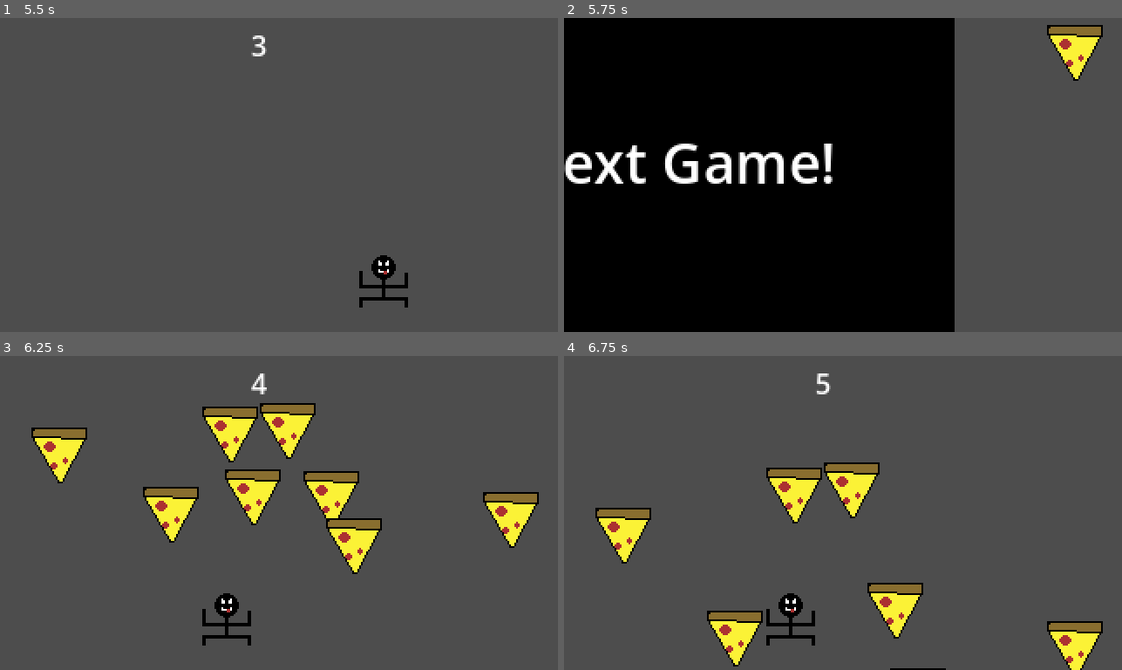
Above: before the commit, frames 1-4 (two rows, left to right).
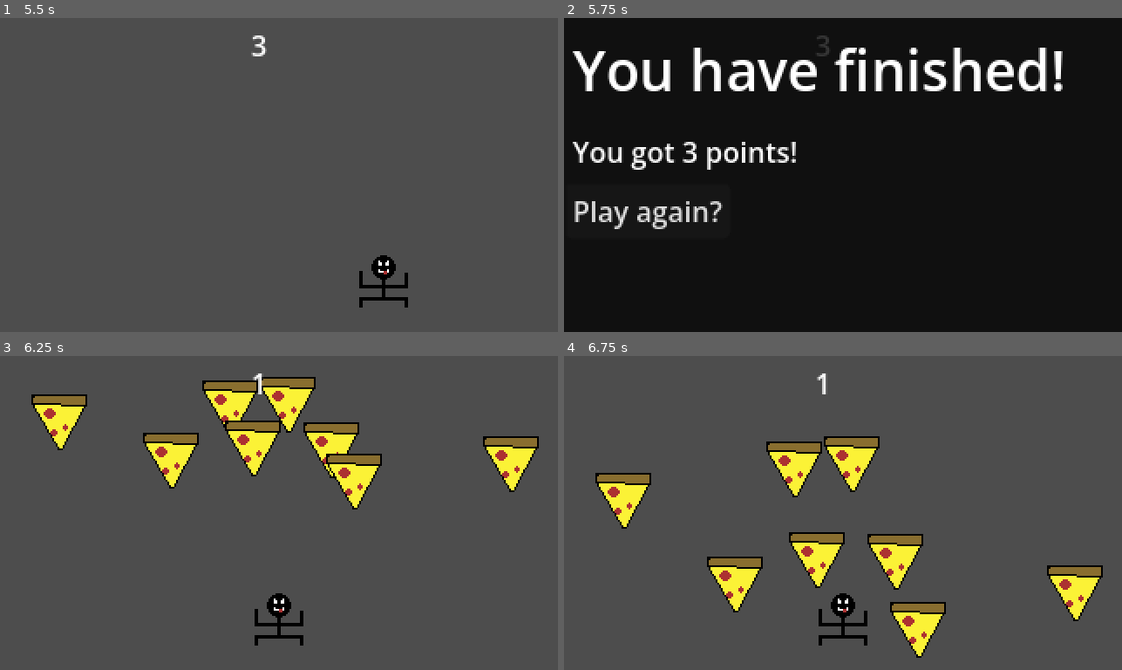
Above: after the commit, the same moments.

Repository: FawnTheDog/wario_ware_game
Game: Godot game, scene res://nodes/main_menu.tscn
The game is run twice, just before and just after one commit, with the same random seed, the same clock (stepped at 60 frames per second) and the same inputs.
Inputs (mouse positions are in pixels of both pictures, inside the frame that each line leads up to):
- Up to frame 1 (5.5 s): click (55, 256) at 0.5 s; tap Enter at 1.25 s; move the mouse to (401, 159) at 1.27 s; hold D (right) 1.28-2.03 s; click (401, 159) at 1.35 s; move the mouse to (167, 190) at 2.02 s; hold Down 2.03-2.78 s; tap Alt at 2.1, 4.35 s; move the mouse to (334, 105) at 2.77 s; hold D (right) 2.78-3.53 s; tap Shift at 2.85, 5.1 s; move the mouse to (251, 237) at 3.52 s; hold Up 3.53-4.28 s; click (251, 237) at 3.6 s; tap Space at 4.25 s; move the mouse to (446, 222) at 4.27 s; hold A (left) from 4.28 s (still down); move the mouse to (111, 127) at 5.02 s
- Up to frame 2 (5.75 s): keep holding A (left)
- Up to frame 3 (6.25 s): release A (left) at 5.75 s; click (83, 547) at 5.75 s, where only the run after the commit has a clickable "Play again?"
- Up to frame 4 (6.75 s): move the mouse to (870, 513) at 6.52 s; hold Down from 6.53 s (still down); click (870, 513) at 6.6 s

Frame 1 is identical in both runs. In frame 2, 37% of the frame differs, in the area x 0-100%, y 0-100%; in frame 3, 16%; in frame 4, 15%.

Commit message:
omg base game complete, added end screen + restart
ju8st needs more gasmes

Diff:
--- /dev/null
+++ b/nodes/button.gd
@@ -0,0 +1,9 @@
+extends Button
+
+
+
+
+
+func _on_pressed() -> void:
+	global_script.restart = true
+	print(global_script.restart)
--- a/nodes/main.tscn
+++ b/nodes/main.tscn
@@ -3,6 +3,7 @@
 [ext_resource type="Script" uid="uid://bfrfrpygumwo8" path="res://scripts/main.gd" id="1_ufc4x"]
 [ext_resource type="Script" uid="uid://mdswcgr62j7h" path="res://scripts/collision_shape_2d.gd" id="2_a3ry3"]
 [ext_resource type="Script" uid="uid://bu8478a56jsat" path="res://scripts/label.gd" id="4_k8dvw"]
+[ext_resource type="PackedScene" uid="uid://nguwcfki1f8a" path="res://nodes/node_2d.tscn" id="4_y2wr3"]
 
 [sub_resource type="CircleShape2D" id="CircleShape2D_xpfdc"]
 radius = 1.0
@@ -28,3 +29,5 @@
 [node name="Timer" type="Timer" parent="." unique_id=1311971985]
 wait_time = 10.0
 one_shot = true
+
+[node name="Node2D" parent="." unique_id=1947929493 instance=ExtResource("4_y2wr3")]
--- a/nodes/next_game.tscn
+++ b/nodes/next_game.tscn
@@ -1,6 +1,6 @@
 [gd_scene format=3 uid="uid://dnd5jmg51kal7"]
 
-[ext_resource type="Script" uid="uid://dro3eana5cuay" path="res://next_game.gd" id="1_eakix"]
+[ext_resource type="Script" uid="uid://dro3eana5cuay" path="res://scripts/next_game.gd" id="1_eakix"]
 
 [node name="next_game" type="Node2D" unique_id=2115402775]
 z_index = 10
--- /dev/null
+++ b/nodes/node_2d.tscn
@@ -0,0 +1,37 @@
+[gd_scene format=3 uid="uid://nguwcfki1f8a"]
+
+[ext_resource type="Script" uid="uid://djig76poe7j10" path="res://scripts/label_2.gd" id="1_17her"]
+[ext_resource type="Script" uid="uid://bvn2m3ct6wi6e" path="res://nodes/button.gd" id="2_papbn"]
+
+[node name="Node2D" type="Node2D" unique_id=1947929493]
+
+[node name="ColorRect" type="ColorRect" parent="." unique_id=338246227]
+offset_right = 323.0
+offset_bottom = 185.0
+color = Color(0, 0, 0, 0.7882353)
+
+[node name="Label" type="Label" parent="." unique_id=391558308]
+offset_left = 5.0
+offset_top = 7.0
+offset_right = 288.0
+offset_bottom = 74.0
+theme_override_font_sizes/font_size = 32
+text = "You have finished!"
+
+[node name="Label2" type="Label" parent="." unique_id=2036054154]
+offset_left = 5.0
+offset_top = 65.0
+offset_right = 139.0
+offset_bottom = 88.0
+text = "You got \"\" points!"
+script = ExtResource("1_17her")
+
+[node name="Button" type="Button" parent="." unique_id=362828303]
+offset_left = 1.0
+offset_top = 95.0
+offset_right = 95.0
+offset_bottom = 126.0
+text = "Play again?"
+script = ExtResource("2_papbn")
+
+[connection signal="pressed" from="Button" to="Button" method="_on_pressed"]
--- a/scripts/global_script.gd
+++ b/scripts/global_script.gd
@@ -2,3 +2,4 @@
 
 var score = 0
 var done = true
+var restart = false
--- /dev/null
+++ b/scripts/label_2.gd
@@ -0,0 +1,6 @@
+extends Label
+
+
+# Called when the node enters the scene tree for the first time.
+func _process(float) -> void:
+	text = "You got " + str(global_script.score) + " points!"
--- a/scripts/main.gd
+++ b/scripts/main.gd
@@ -1,16 +1,32 @@
 extends Node2D
 
 @onready var timer = $Timer
+@onready var end_screen = $Node2D
 var games = [preload("res://nodes/smile.tscn"), preload("res://nodes/food_catcher.tscn")]
 var next_level = preload("res://nodes/next_game.tscn")
 var chosen_game
 var game_instance
+var games_played = 0
+
+
+func _ready() -> void:
+	end_screen.visible = false
 
 func _process(delta: float) -> void:
 	if global_script.done == true:
-		var next_instance = next_level.instantiate()
-		add_child(next_instance)
-		timer.start()
-		chosen_game = games.pick_random()
-		game_instance = chosen_game.instantiate()
-		add_child(game_instance)
+		if games_played != 1:
+			games_played += 1
+			var next_instance = next_level.instantiate()
+			add_child(next_instance)
+			timer.start()
+			chosen_game = games.pick_random()
+			game_instance = chosen_game.instantiate()
+			add_child(game_instance)
+		else:
+			end_screen.visible = true
+			while not global_script.restart:
+				await get_tree().process_frame
+			games_played = 0
+			global_script.score = 0
+			global_script.restart = false
+			end_screen.visible = false
--- a/scripts/smile.gd
+++ b/scripts/smile.gd
@@ -20,7 +20,7 @@
 
 
 func _physics_process(_delta: float) -> void:
-	if index != length:
+	if index != length + 1:
 		if Input.is_action_just_pressed("click") and self.has_overlapping_areas():
 			if sprite.frame == 0:
 				pass
@@ -33,6 +33,5 @@
 			position()
 			cooldown.start()
 	else:
-		if cooldown.time_left == 0:
-			queue_free()
-			global_script.done= true
+		queue_free()
+		global_script.done= true
Not shown, added: nodes/button.gd.uid
Not shown, added: scripts/label_2.gd.uid
Renamed: next_game.gd -> scripts/next_game.gd
Renamed: next_game.gd.uid -> scripts/next_game.gd.uid
